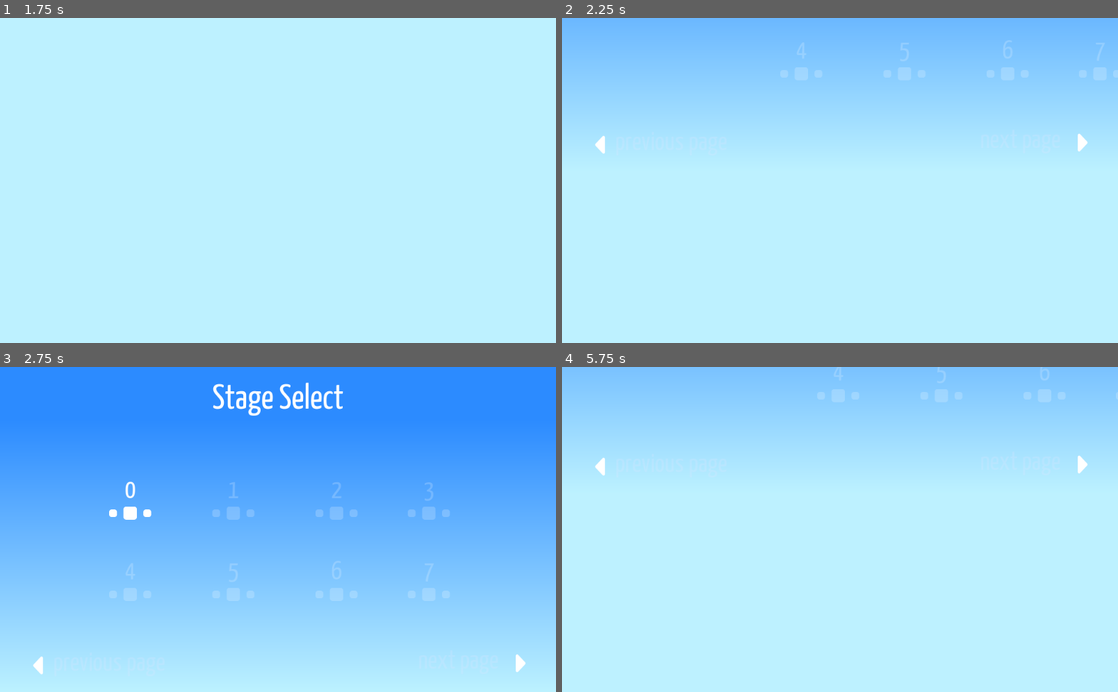
Above: before the commit, frames 1-4 (two rows, left to right).
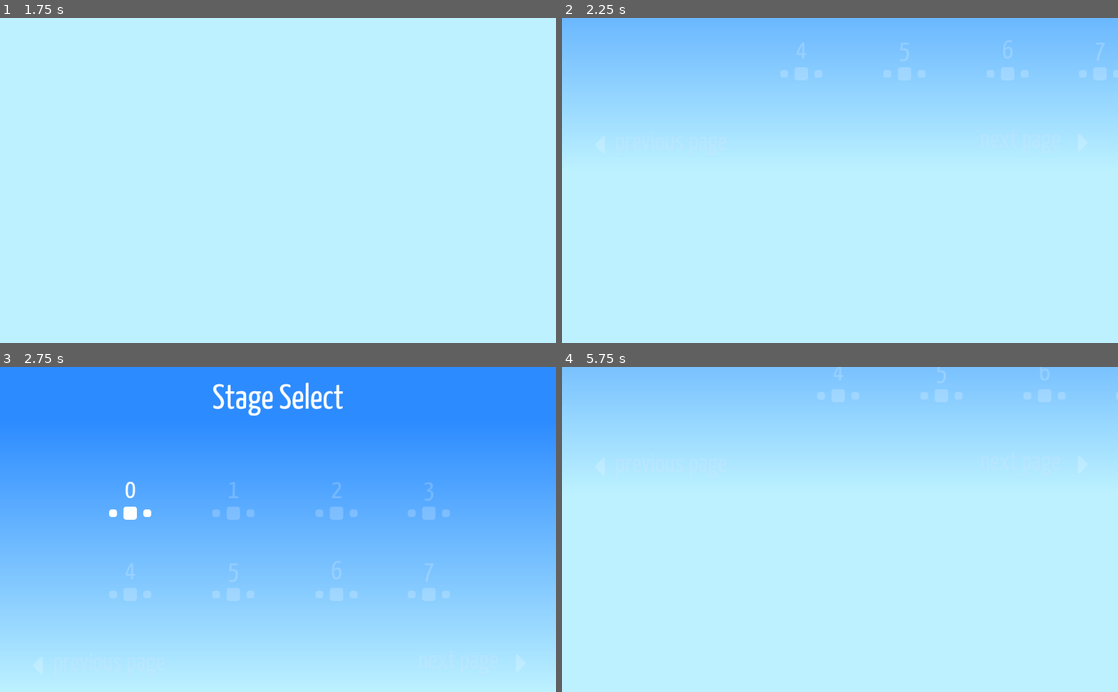
Above: after the commit, the same moments.

Repository: uspgamedev/skyjammers
Game: Godot game, scene res://menus/title/main.tscn
Same seed, same stepped clock (60 frames per second), same inputs: the game is played once before the commit and once after it. Sound files missing from this copy of the repository are replaced by a short silence.
Inputs:
- Up to frame 1 (1.75 s): hold Space (action_play) 0.53-1.28 s; tap Space (action_play) at 1.35 s
- Up to frame 2 (2.25 s): tap Enter at 2 s; hold Space (action_play) from 2.03 s (still down)
- Up to frame 3 (2.75 s): keep holding Space (action_play)
- Up to frame 4 (5.75 s): release Space (action_play) at 2.75 s; click "0" at 2.75 s; tap Space (action_play) at 3.6, 5.1 s; hold Space (action_play) 4.28-5.03 s

Frame 1 is identical in both runs. In frame 2, 0.1% of the frame differs, in the area x 6-95%, y 35-42%; in frame 3, 0.1%; in frame 4, 0.1%.

Commit message:
Fix arrows

Diff:
--- a/game/menus/stage-selector/StageSelector.gd
+++ b/game/menus/stage-selector/StageSelector.gd
@@ -38,8 +38,18 @@
 										   Vector2(2000, p0.y), p0, 1, Tween.TRANS_QUAD,
 										   Tween.EASE_OUT)
 	$LoadButtonsTween.start()
-	$Panel/NextButton.disabled = (total < (page+1)*8)
-	$Panel/PreviousButton.disabled = (page == 0)
+	if total < (page+1)*8:
+		$Panel/NextButton.disabled = true
+		$Panel/NextButton/Arrow.modulate = Color(1,1,1,0.2)
+	else:
+		$Panel/NextButton.disabled = false
+		$Panel/NextButton/Arrow.modulate = Color(1,1,1,1)
+	if page == 0:
+		$Panel/PreviousButton.disabled = true
+		$Panel/PreviousButton/Arrow.modulate = Color(1,1,1,0.2)
+	else:
+		$Panel/PreviousButton.disabled = false
+		$Panel/PreviousButton/Arrow.modulate = Color(1,1,1,1)
 
 func _next_page():
 	load_buttons(self.current_page+1)
--- a/game/menus/stage-selector/main.tscn
+++ b/game/menus/stage-selector/main.tscn
@@ -225,7 +225,7 @@
 align = 2
 _sections_unfolded = [ "Anchor", "Margin", "Theme" ]
 
-[node name="TextureRect" type="TextureRect" parent="Panel/PreviousButton" index="0"]
+[node name="Arrow" type="TextureRect" parent="Panel/PreviousButton" index="0"]
 
 anchor_left = 0.0
 anchor_top = 0.3
@@ -268,7 +268,7 @@
 align = 0
 _sections_unfolded = [ "Anchor", "Margin", "Theme" ]
 
-[node name="TextureRect" type="TextureRect" parent="Panel/NextButton" index="0"]
+[node name="Arrow" type="TextureRect" parent="Panel/NextButton" index="0"]
 
 anchor_left = 1.0
 anchor_top = 0.3
--- a/game/project.godot
+++ b/game/project.godot
@@ -18,6 +18,11 @@
 
 Progress="*res://progress/progress.tscn"
 
+[display]
+
+window/stretch/mode="viewport"
+window/stretch/aspect="keep"
+
 [input]
 
 action_play=[ Object(InputEventKey,"resource_local_to_scene":false,"resource_name":"","device":0,"alt":false,"shift":false,"control":false,"meta":false,"command":false,"pressed":false,"scancode":32,"unicode":0,"echo":false,"script":null)
